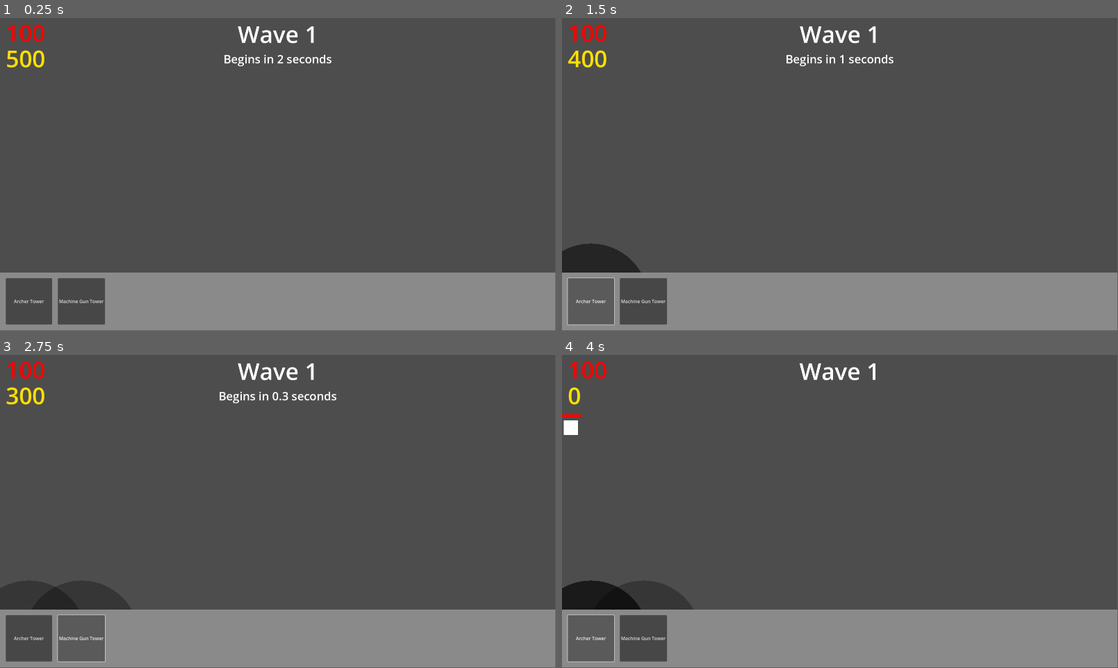
Above: before the commit, frames 1-4 (two rows, left to right).
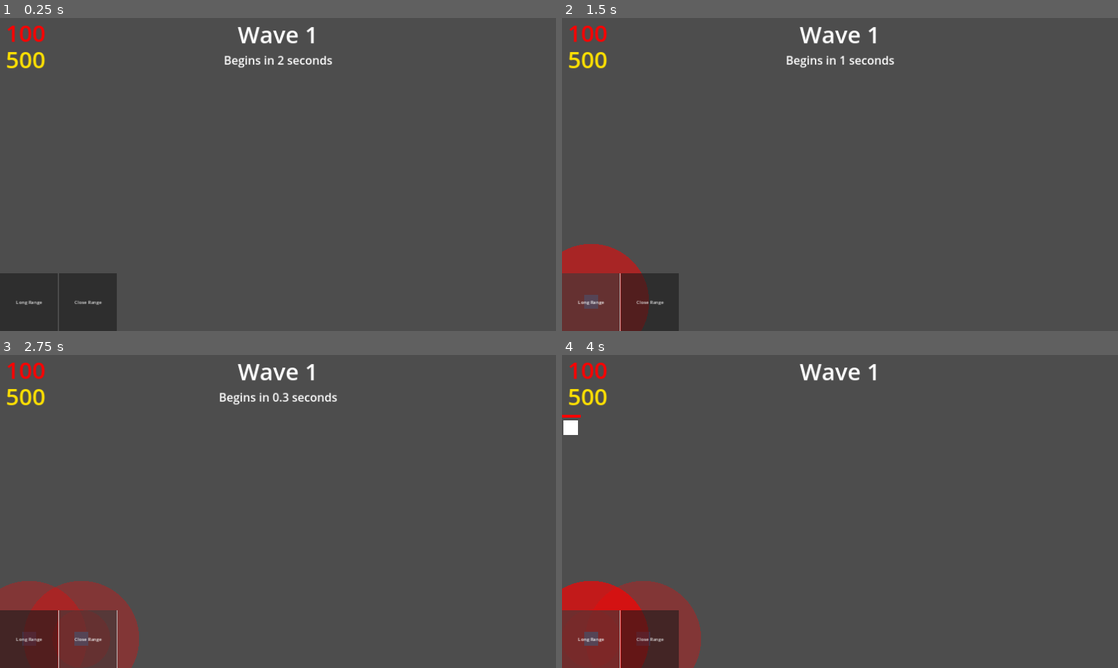
Above: after the commit, the same moments.

Repository: officialSl0th/tower-defense-2d
Game: Godot game, scene res://scenes/main.tscn
The game is run twice, just before and just after one commit, with the same random seed, the same clock (stepped at 60 frames per second) and the same inputs.
Inputs (mouse positions are in pixels of both pictures, inside the frame that each line leads up to):
- Up to frame 1 (0.25 s): no input
- Up to frame 2 (1.5 s): click (589, 302) at 0.5 s, where only the run before the commit has a clickable "Archer Tower"; click (589, 302) at 1.25 s, where only the run after the commit has a clickable "Long Range"
- Up to frame 3 (2.75 s): click (83, 639) at 2 s, where only the run before the commit has a clickable "Machine Gun Tower"
- Up to frame 4 (4 s): click (589, 639) at 2.75 s, where only the run before the commit has a clickable "Archer Tower"; click (589, 639) at 3.5 s, where only the run after the commit has a clickable "Long Range"
The window is 799x449 before the commit and 800x450 after it. Grey fills any space a smaller window leaves; there, only what the larger window draws over its background counts as a difference.

The runs differ from the first frame. In frame 1, 19% of the frame differs, in the area x 0-100%, y 2-100%; in frame 2, 20%; in frame 3, 21%; in frame 4, 21%.

Commit message:
add tower placement restriction and window resize settings

Diff:
--- a/project.godot
+++ b/project.godot
@@ -24,6 +24,7 @@
 
 window/size/viewport_width=1920
 window/size/viewport_height=1080
+window/stretch/mode="canvas_items"
 
 [dotnet]
 
--- a/scenes/main.tscn
+++ b/scenes/main.tscn
@@ -10,6 +10,15 @@
 "points": PackedVector2Array(0, 0, 0, 0, -66, 270, -71.6026, -124.209, 71.6026, 124.209, 489, 282, -100.828, -130.054,  …(215 unchanged characters)…
 }
 point_count = 8
+
+[sub_resource type="GDScript" id="GDScript_mnooc"]
+script/source = "extends Path2D
+
+func _read() ->  void:
+	$PathCollisionArea/PathCollisionShape.polygon = get_curve().tesselate();
+"
+
+[sub_resource type="SegmentShape2D" id="SegmentShape2D_q1lhu"]
 
 [node name="Main" type="Node2D"]
 
@@ -23,7 +32,18 @@
 
 [node name="Path1" type="Path2D" parent="Paths"]
 curve = SubResource("Curve2D_q4e8h")
+script = SubResource("GDScript_mnooc")
+
+[node name="Area2D" type="Area2D" parent="Paths/Path1"]
+collision_layer = 2
+collision_mask = 2
+
+[node name="CollisionPolygon2D" type="CollisionPolygon2D" parent="Paths/Path1/Area2D"]
+polygon = PackedVector2Array(-70, 247, 213, 196, 417, 206, 508, 257, 526, 340, 488, 402, 449, 440, 422, 492, 447, 549, 491, 590, 576, 632, 697, 639, 832, 587, 1012, 544, 1214, 543, 1296, 564, 1381, 583, 1455, 534, 1498, 468, 1561, 410, 1637, 383, 1702, 399, 1773, 476, 1832, 501, 1979, 475, 1993, 516, 1846, 541, 1777, 523, 1698, 449, 1660, 425, 1602, 439, 1533, 512, 1461, 592, 1366, 631, 1260, 610, 1184, 589, 1024, 583, 849, 629, 691, 693, 536, 664, 445, 616, 384, 543, 378, 464, 418, 405, 473, 350, 471, 299, 388, 264, 211, 252, -76, 305)
 
 [node name="CanvasLayer" type="CanvasLayer" parent="."]
 
 [node name="UIOverlay" parent="CanvasLayer" instance=ExtResource("3_aelhk")]
+
+[node name="CollisionShape2D" type="CollisionShape2D" parent="."]
+shape = SubResource("SegmentShape2D_q1lhu")
--- a/scenes/tower.tscn
+++ b/scenes/tower.tscn
@@ -1,8 +1,12 @@
-[gd_scene load_steps=4 format=3 uid="uid://dajpl8ky8fm1l"]
+[gd_scene load_steps=6 format=3 uid="uid://dajpl8ky8fm1l"]
 
 [ext_resource type="Script" path="res://source/towers/tower.gd" id="1_04i6n"]
+[ext_resource type="Material" uid="uid://df0tympq1qs0" path="res://shader/invalid_placement/invalid_placement_material.tres" id="2_l5uyg"]
 
 [sub_resource type="QuadMesh" id="QuadMesh_vaxhq"]
+
+[sub_resource type="RectangleShape2D" id="RectangleShape2D_atgyj"]
+size = Vector2(50, 50)
 
 [sub_resource type="CircleShape2D" id="CircleShape2D_j6vll"]
 resource_local_to_scene = true
@@ -14,9 +18,17 @@
 
 [node name="Sprite" type="MeshInstance2D" parent="."]
 modulate = Color(0, 0.666667, 1, 1)
+material = ExtResource("2_l5uyg")
 position = Vector2(2.08165e-12, 2.08165e-12)
 scale = Vector2(50, 50)
 mesh = SubResource("QuadMesh_vaxhq")
+
+[node name="TowerArea" type="Area2D" parent="."]
+collision_layer = 2
+collision_mask = 2
+
+[node name="CollisionShape2D" type="CollisionShape2D" parent="TowerArea"]
+shape = SubResource("RectangleShape2D_atgyj")
 
 [node name="RangeArea" type="Area2D" parent="."]
 
--- a/scenes/ui_overlay.tscn
+++ b/scenes/ui_overlay.tscn
@@ -27,8 +27,8 @@
 font_size = 80
 font_color = Color(1, 0.882353, 0, 1)
 
-[sub_resource type="StyleBoxFlat" id="StyleBoxFlat_0jw7i"]
-bg_color = Color(0.541176, 0.541176, 0.541176, 1)
+[sub_resource type="RectangleShape2D" id="RectangleShape2D_qe5dv"]
+size = Vector2(1920, 200)
 
 [node name="UIOverlay" type="Control"]
 layout_mode = 3
@@ -81,7 +81,7 @@
 text = "500"
 label_settings = SubResource("LabelSettings_0t5x5")
 
-[node name="Panel" type="Panel" parent="."]
+[node name="ScrollContainer" type="ScrollContainer" parent="."]
 layout_mode = 1
 anchors_preset = 12
 anchor_top = 1.0
@@ -90,31 +90,31 @@
 offset_top = -200.0
 grow_horizontal = 2
 grow_vertical = 0
-theme_override_styles/panel = SubResource("StyleBoxFlat_0jw7i")
+vertical_scroll_mode = 0
 
-[node name="ArcherTowerButton" type="Button" parent="Panel"]
-layout_mode = 1
-anchors_preset = 4
-anchor_top = 0.5
-anchor_bottom = 0.5
-offset_left = 20.0
-offset_top = -80.0
-offset_right = 180.0
-offset_bottom = 80.0
-grow_vertical = 2
-text = "Archer Tower"
+[node name="HBoxContainer" type="HBoxContainer" parent="ScrollContainer"]
+custom_minimum_size = Vector2(2.08165e-12, 2.08165e-12)
+layout_mode = 2
+size_flags_horizontal = 3
+size_flags_vertical = 3
 
-[node name="MachineGunTowerButton" type="Button" parent="Panel"]
-layout_mode = 1
-anchors_preset = 4
-anchor_top = 0.5
-anchor_bottom = 0.5
-offset_left = 200.0
-offset_top = -80.0
-offset_right = 360.0
-offset_bottom = 80.0
-grow_vertical = 2
-text = "Machine Gun Tower"
+[node name="LongRangeTower" type="Button" parent="ScrollContainer/HBoxContainer"]
+custom_minimum_size = Vector2(200, 2.08165e-12)
+layout_mode = 2
+text = "Long Range"
 
-[connection signal="button_up" from="Panel/ArcherTowerButton" to="." method="_tower_select_button_pressed" binds= [0]]
-[connection signal="button_up" from="Panel/MachineGunTowerButton" to="." method="_tower_select_button_pressed" binds= [1]]
+[node name="CloseRangeTower" type="Button" parent="ScrollContainer/HBoxContainer"]
+custom_minimum_size = Vector2(200, 2.08165e-12)
+layout_mode = 2
+text = "Close Range"
+
+[node name="Area2D" type="Area2D" parent="ScrollContainer/HBoxContainer"]
+collision_layer = 2
+collision_mask = 2
+
+[node name="CollisionShape2D" type="CollisionShape2D" parent="ScrollContainer/HBoxContainer/Area2D"]
+position = Vector2(960, 100)
+shape = SubResource("RectangleShape2D_qe5dv")
+
+[connection signal="button_up" from="ScrollContainer/HBoxContainer/LongRangeTower" to="." method="_tower_select_button_pressed" binds= [0]]
+[connection signal="button_up" from="ScrollContainer/HBoxContainer/CloseRangeTower" to="." method="_tower_select_button_pressed" binds= [1]]
--- /dev/null
+++ b/shader/invalid_placement/invalid_placement_material.tres
@@ -0,0 +1,8 @@
+[gd_resource type="ShaderMaterial" load_steps=2 format=3 uid="uid://df0tympq1qs0"]
+
+[ext_resource type="Shader" path="res://shader/invalid_placement/invalid_placement_shader.gdshader" id="1_i244d"]
+
+[resource]
+resource_local_to_scene = true
+shader = ExtResource("1_i244d")
+shader_parameter/can_place = true
--- /dev/null
+++ b/shader/invalid_placement/invalid_placement_shader.gdshader
@@ -0,0 +1,9 @@
+shader_type canvas_item;
+
+uniform bool can_place = true;
+
+void fragment() {
+    if (!can_place) {
+        COLOR = mix(COLOR, vec4(1.0, 0.0, 0.0, 1.0), 0.5);
+    }
+}
--- a/source/resource_scripts/tower_resource.gd
+++ b/source/resource_scripts/tower_resource.gd
@@ -2,7 +2,7 @@
 class_name TowerResource;
 
 @export var attack_range: float;
-@export var attack_damage: float;
+@export var attack_damage: int;
 @export var attack_speed: float;
 @export var projectile_speed: float;
 @export var max_projectile_range: float;
--- a/source/towers/tower.gd
+++ b/source/towers/tower.gd
@@ -6,10 +6,12 @@
 @onready var _attack_range_collision_shape: CollisionShape2D = $RangeArea/CollisionShape2D;
 @onready var _attack_speed_timer: Timer = $AttackSpeedTimer;
 @onready var _projectile_scene: PackedScene = preload("res://scenes/projectile.tscn");
+@onready var _tower_area: Area2D = $TowerArea;
+@onready var _sprite: MeshInstance2D = $Sprite;
 
 var _position: Vector2;
 var _attack_range: float;
-var _attack_damage: float;
+var _attack_damage: int;
 var _attack_speed: float;
 var _projectile_speed: float;
 var _max_projectile_range: float;
@@ -17,6 +19,7 @@
 var _path_entities_in_range: Array[PathEntity];
 var _attack_range_color: Color = Color(0, 0, 0, .3);
 var _place_mode: bool = true;
+var can_place: bool = true;
 
 func _ready() -> void:
 	_attack_range = resource.attack_range;
@@ -27,6 +30,20 @@
 
 	_attack_range_collision_shape.shape.radius = _attack_range;
 	_attack_speed_timer.set_wait_time(_attack_speed);
+
+
+func _process(_delta: float) -> void:
+	if _tower_area.has_overlapping_areas() || Money.money < resource.cost:
+		can_place = false;
+		_attack_range_color = Color(1, 0, 0, .3);
+		queue_redraw();
+		_sprite.material.set("shader_parameter/can_place", can_place);
+
+	else:
+		can_place = true;
+		_attack_range_color = Color(0, 0, 0, .3);
+		queue_redraw();
+		_sprite.material.set("shader_parameter/can_place", can_place)
 
 
 func _draw() -> void:
@@ -40,8 +57,12 @@
 	var _new_target = _path_entities_in_range[0].get_future_position(_time_to_hit);
 
 	var _direction: Vector2 = (_new_target - _position).normalized();
+	call_deferred("_spawn_projectile", _direction);
+
+
+func _spawn_projectile(direction: Vector2) -> void:
 	var _projectile: Projectile = _projectile_scene.instantiate();
-	_projectile.initialize(_direction, _projectile_speed, _max_projectile_range, _attack_damage);
+	_projectile.initialize(direction, _projectile_speed, _max_projectile_range, _attack_damage);
 	add_child(_projectile);
 
 
@@ -67,9 +88,10 @@
 
 
 func confirm_tower_placement() -> bool:
-	if _check_if_can_place():
+	if can_place:
 		_place_mode = false;
 		_position = get_position();
+		set_process(false);
 
 		Money.money -= resource.cost;
 
@@ -84,10 +106,3 @@
 
 func cancel_tower_placement() -> void:
 	queue_free();
-
-
-func _check_if_can_place() -> bool:
-	if Money.money < resource.cost:
-		return false;
-
-	return true;
Not shown: 1 places in scenes/main.tscn that only renumber resources
